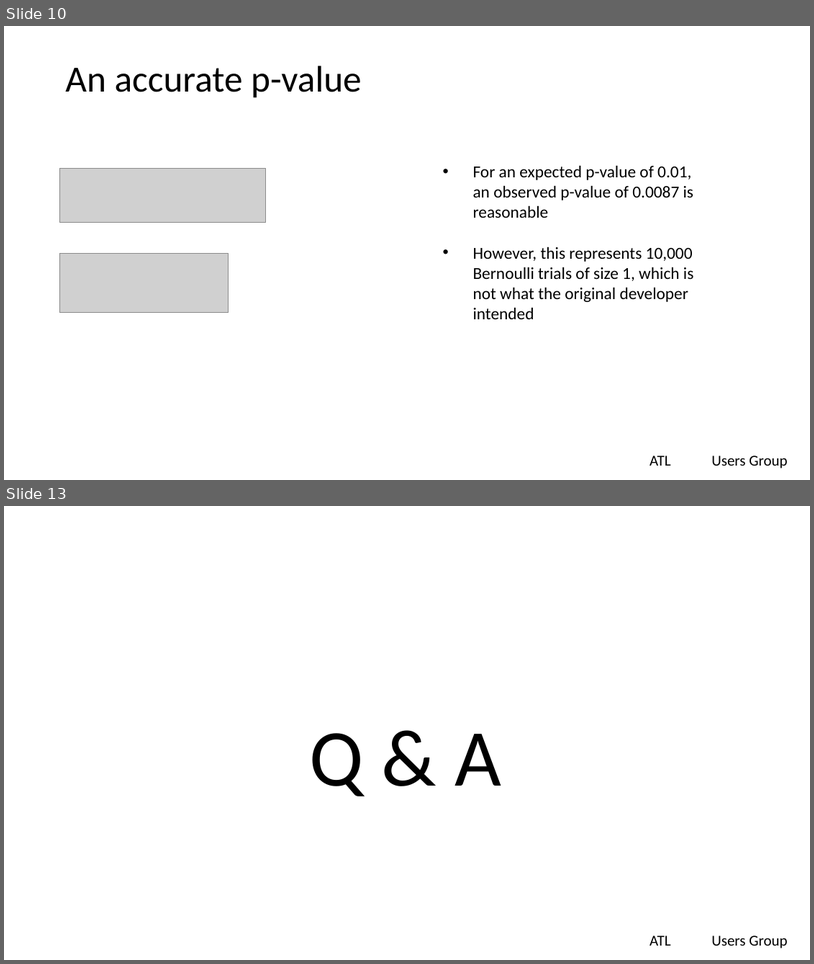
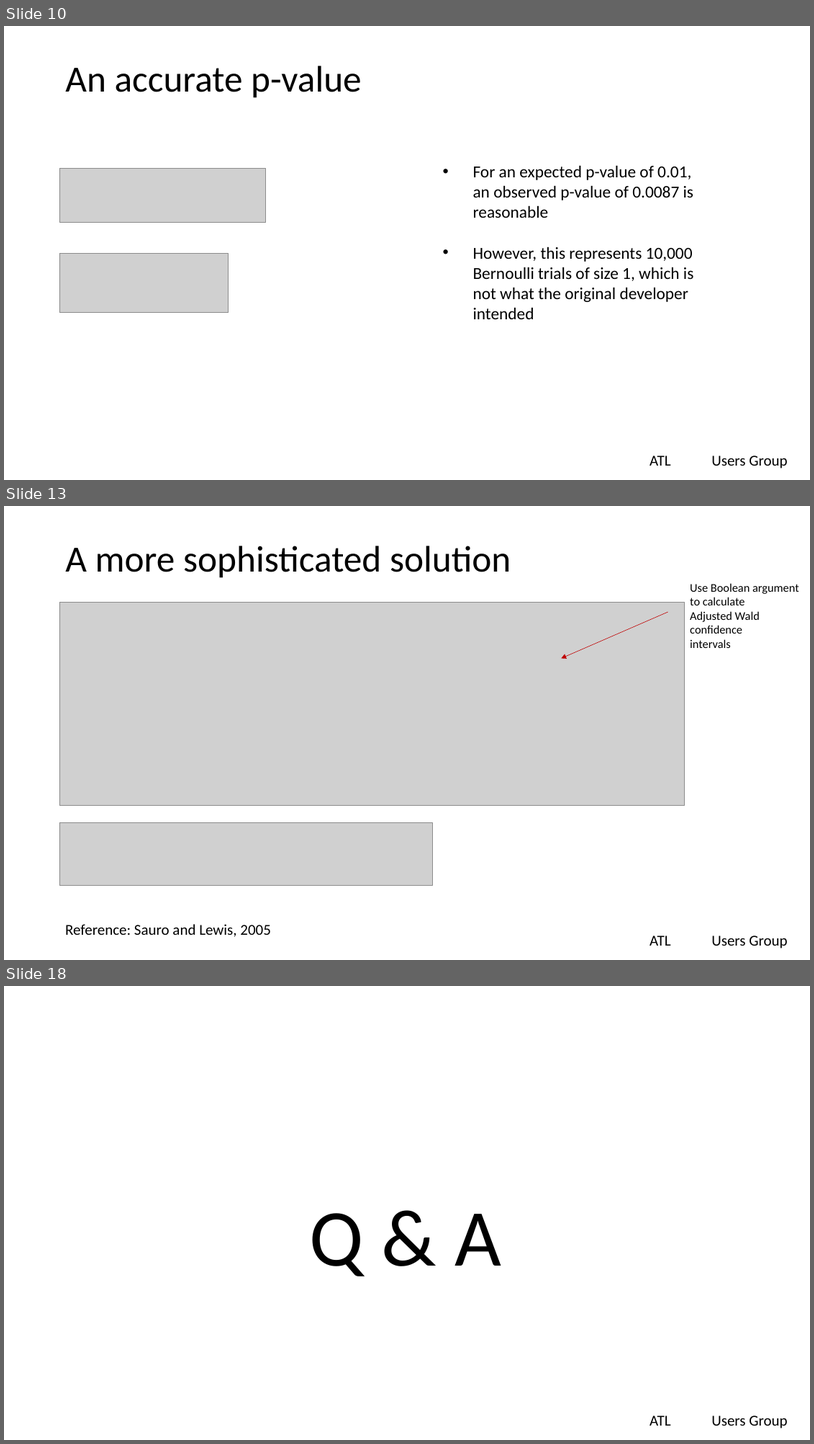
Before and after one commit to lgreski/communications, a slide deck: presentations/debuggingBernoulliTrials.pptx. Shown one above the other, each under a label of ours: slides 10 and 13 before the commit, slides 10, 13 and 18 after it; the slides between them are not shown. The pictures are 814x964 and 814x1444 pixels, drawn with LibreOffice and Linux fonts; fonts in the diff are those of the drawing; grey boxes stand for pictures; background and template pictures are left out. Boxes give left, top, right and bottom in pixels: in the first picture for what was removed or moved away, otherwise in the second. Text is boxed around its words. In the diff, an @@ line names an element or a change of style, - is before the commit and + after.

Commit message:
final version of presentation, minor edits to code. Add graphics by sample size for regular and adjusted Wald confidence intervals

```diff
--- a/presentations/debuggingBernoulliTrials.pptx
+++ b/presentations/debuggingBernoulliTrials.pptx
@@ slide 13 added at (4,506,810,960), background #FFFFFF; not listed: 2 template elements that a slide beside it also shows @@
@@ title added at (65,546,511,578), 44 pt, text #000000 @@
+A more sophisticated solution
@@ text added at (690,583,800,648), 14 pt, text #000000 @@
+Use Boolean argument
+to calculate
+Adjusted Wald
+confidence
+intervals
@@ picture added at (59,602,684,806) @@
@@ arrow added from (669, 612) to (562, 659), #C00000 0.5 pt @@
@@ picture added at (59,822,433,885) @@
@@ text added at (65,924,271,937), 18 pt, text #000000 @@
+Reference: Sauro and Lewis, 2005
@@ what was slide 13 is now slide 18 @@
```
Also in this commit, not shown: 9 slides changed, 5 other slides added, 1 slide removed, 2 other files.
